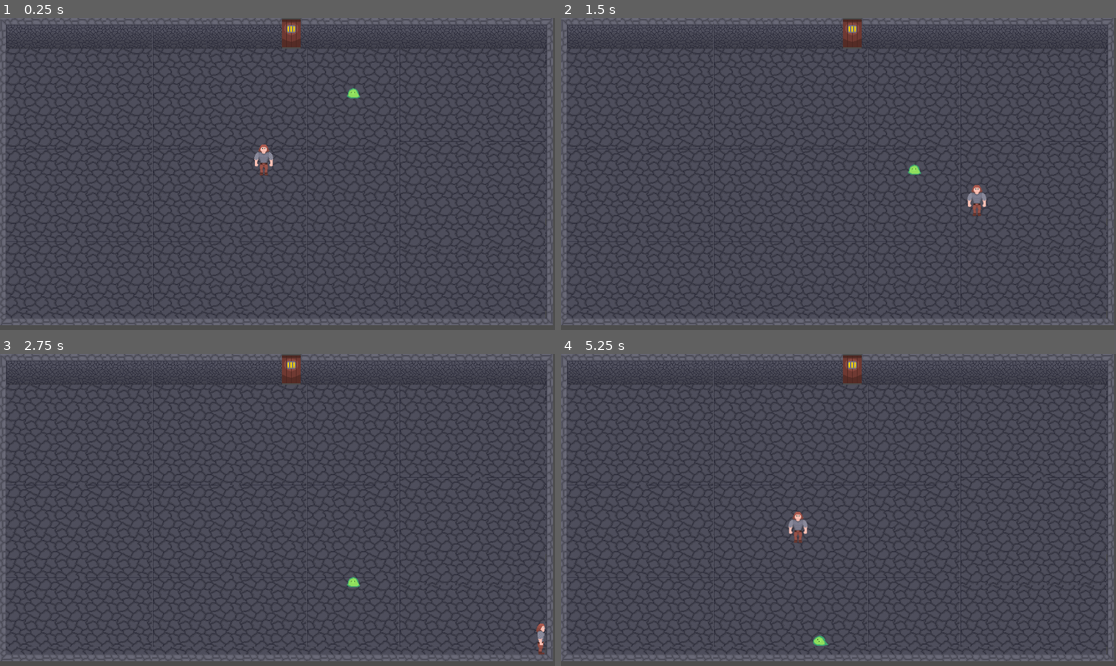
Above: before the commit, frames 1-4 (two rows, left to right).
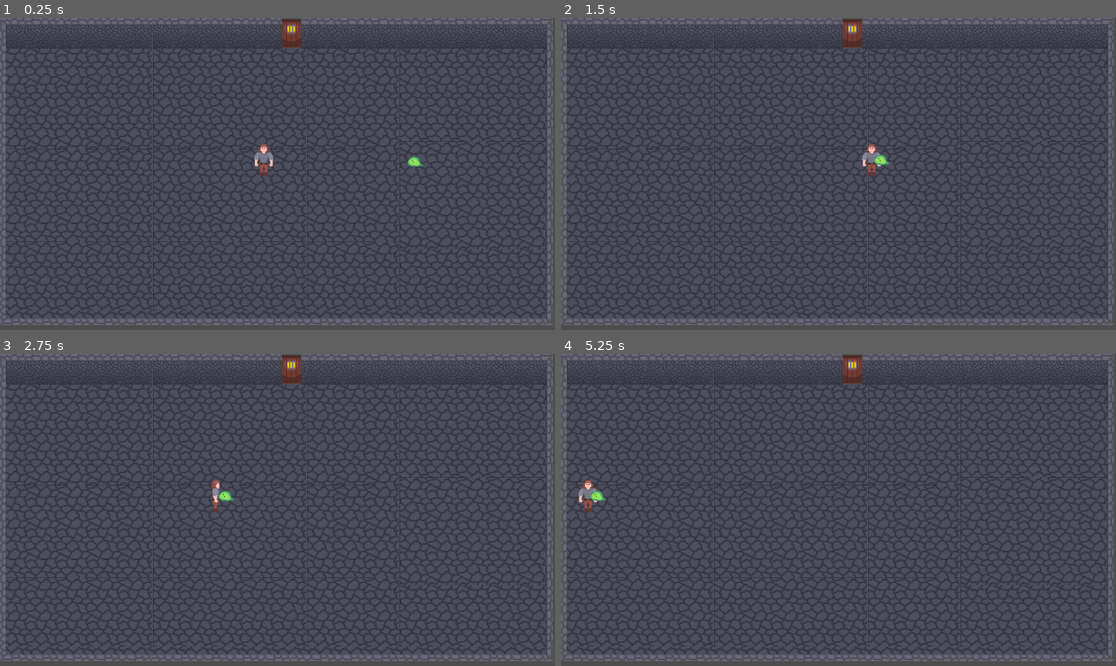
Above: after the commit, the same moments.

Repository: EsderJ10/proyecto-lqs
Game: Godot game, scene res://Scenes/test_room.tscn
The game is run twice, just before and just after one commit, with the same random seed, the same clock (stepped at 60 frames per second) and the same inputs.
Inputs:
- Up to frame 1 (0.25 s): no input
- Up to frame 2 (1.5 s): hold Right (move_right) 0.53-1.28 s; hold Down (move_down) from 1.28 s (still down)
- Up to frame 3 (2.75 s): release Down (move_down) at 2.03 s; hold Right (move_right) from 2.03 s (still down)
- Up to frame 4 (5.25 s): release Right (move_right) at 2.78 s; hold Up (move_up) 2.78-3.53 s; hold Left (move_left) 3.53-5.03 s; hold Down (move_down) from 5.03 s (still down)

The runs differ from the first frame. In frame 1, 0.1% of the frame differs, in the area x 62-77%, y 22-48%; in frame 2, 0.5%; in frame 3, 0.3%; in frame 4, 0.5%, in the area x 3-49%, y 40-94%.

Commit message:
Added player detection and follow up for the slime #8

Diff:
--- a/Scenes/enemy.tscn
+++ b/Scenes/slime.tscn
@@ -1,22 +1,22 @@
-[gd_scene load_steps=9 format=3 uid="uid://dx2namwh5pomm"]
+[gd_scene load_steps=10 format=3 uid="uid://dx2namwh5pomm"]
 
-[ext_resource type="Script" path="res://Scripts/Enemies/enemy.gd" id="1_pw5yq"]
-[ext_resource type="Texture2D" uid="uid://ct63c7e8kya7c" path="res://Assets/Sprites/slime.png" id="2_swm2r"]
+[ext_resource type="Script" path="res://Scripts/Enemies/slime.gd" id="1_eg50x"]
+[ext_resource type="Texture2D" uid="uid://ct63c7e8kya7c" path="res://Assets/Sprites/slime.png" id="2_dpkjc"]
 
 [sub_resource type="AtlasTexture" id="AtlasTexture_eglbl"]
-atlas = ExtResource("2_swm2r")
+atlas = ExtResource("2_dpkjc")
 region = Rect2(2, 3, 60, 60)
 
 [sub_resource type="AtlasTexture" id="AtlasTexture_eis3o"]
-atlas = ExtResource("2_swm2r")
+atlas = ExtResource("2_dpkjc")
 region = Rect2(68, 3, 60, 60)
 
 [sub_resource type="AtlasTexture" id="AtlasTexture_01xv1"]
-atlas = ExtResource("2_swm2r")
+atlas = ExtResource("2_dpkjc")
 region = Rect2(133, 3, 60, 60)
 
 [sub_resource type="AtlasTexture" id="AtlasTexture_vug05"]
-atlas = ExtResource("2_swm2r")
+atlas = ExtResource("2_dpkjc")
 region = Rect2(2, 68, 60, 60)
 
 [sub_resource type="SpriteFrames" id="SpriteFrames_nbbck"]
@@ -58,9 +58,13 @@
 radius = 12.0
 height = 24.0
 
-[node name="Enemy" type="CharacterBody2D"]
+[sub_resource type="CircleShape2D" id="CircleShape2D_bubeg"]
+radius = 456.089
+
+[node name="Slime" type="CharacterBody2D"]
 position = Vector2(546, 254)
-script = ExtResource("1_pw5yq")
+script = ExtResource("1_eg50x")
+metadata/_edit_group_ = true
 
 [node name="AnimatedSprite2D" type="AnimatedSprite2D" parent="."]
 sprite_frames = SubResource("SpriteFrames_nbbck")
@@ -68,3 +72,11 @@
 
 [node name="CollisionShape2D" type="CollisionShape2D" parent="."]
 shape = SubResource("CapsuleShape2D_gvihc")
+
+[node name="DetectionArea" type="Area2D" parent="."]
+
+[node name="CollisionShape2D" type="CollisionShape2D" parent="DetectionArea"]
+shape = SubResource("CircleShape2D_bubeg")
+
+[connection signal="body_entered" from="DetectionArea" to="." method="_on_detection_area_body_entered"]
+[connection signal="body_exited" from="DetectionArea" to="." method="_on_detection_area_body_exited"]
--- a/Scenes/test_room.tscn
+++ b/Scenes/test_room.tscn
@@ -3,7 +3,7 @@
 [ext_resource type="Texture2D" uid="uid://wf1llo22bi6o" path="res://Assets/Tilesets/tileset_tutorial.png" id="1_e6fjm"]
 [ext_resource type="PackedScene" uid="uid://b8tpceabf0tgk" path="res://Scenes/player.tscn" id="2_cvyy1"]
 [ext_resource type="PackedScene" uid="uid://8acbffwdxaxm" path="res://Scenes/audio_background.tscn" id="3_bwtym"]
-[ext_resource type="PackedScene" uid="uid://dx2namwh5pomm" path="res://Scenes/enemy.tscn" id="4_ql2hy"]
+[ext_resource type="PackedScene" uid="uid://dx2namwh5pomm" path="res://Scenes/slime.tscn" id="4_ql2hy"]
 
 [sub_resource type="TileSetAtlasSource" id="TileSetAtlasSource_qwrx2"]
 texture = ExtResource("1_e6fjm")
@@ -975,9 +975,9 @@
 [node name="Player" parent="." instance=ExtResource("2_cvyy1")]
 position = Vector2(547, 295)
 
+[node name="Slime" parent="." instance=ExtResource("4_ql2hy")]
+position = Vector2(898, 299)
+
 [node name="audio_background" parent="." instance=ExtResource("3_bwtym")]
 volume_db = -5.0
 parameters/looping = true
-
-[node name="Enemy" parent="." instance=ExtResource("4_ql2hy")]
-position = Vector2(733, 125)
--- a/Scripts/Character/player.gd
+++ b/Scripts/Character/player.gd
@@ -23,3 +23,7 @@
 		movement = movement.normalized() * speed  # Normalizamos para evitar que vaya a mayor velocidad en diagonal
 
 	move_and_collide(movement * delta) # Movimiento mientras detecta colisiones
+
+# Función para que los enemigos detecten al personaje/jugador
+func player():
+	pass
--- a/Scripts/Enemies/enemy.gd
+++ /dev/null
@@ -1,42 +0,0 @@
-extends CharacterBody2D
-
-@export var speed = 127.0
-@onready var animated_sprite = $AnimatedSprite2D
-enum Direction {
-	UP,
-	DOWN,
-	LEFT,
-	RIGHT
-}
-
-var current_dir: Direction = Direction.DOWN
-
-func _physics_process(delta: float) -> void:
-	var motion: Vector2 = Vector2.ZERO
-
-	match current_dir:
-		Direction.UP:
-			motion = Vector2.UP
-			animated_sprite.play("up")
-		Direction.DOWN:
-			motion = Vector2.DOWN
-			animated_sprite.play("down")
-		Direction.LEFT:
-			motion = Vector2.LEFT
-			animated_sprite.play("left")
-		Direction.RIGHT:
-			motion = Vector2.RIGHT
-			animated_sprite.play("right")
-
-	if not animated_sprite.is_playing():
-		animated_sprite.play()
-
-	var movement: Vector2 = motion * speed * delta
-
-	var collision = move_and_collide(movement)
-
-	if collision:
-		var new_dir: int = randi_range(0,3)
-		while new_dir == current_dir:
-			new_dir = randi_range(0,3)
-		current_dir = Direction.values()[new_dir]
--- /dev/null
+++ b/Scripts/Enemies/slime.gd
@@ -0,0 +1,53 @@
+extends CharacterBody2D
+
+@export var speed: int = 157
+@export var health_points: int = 5
+
+@onready var animated_sprite: AnimatedSprite2D = $AnimatedSprite2D
+@onready var detection_area: Area2D = $DetectionArea
+@onready var collision_shape: CollisionShape2D = $DetectionArea/CollisionShape2D
+
+var is_dead: bool = false
+var player_in_area: bool = false
+var player: Node2D = null
+
+func _ready() -> void:
+	is_dead = false
+
+func _physics_process(delta: float) -> void:
+	if not is_dead:
+		collision_shape.disabled = false
+		if player_in_area and player:
+			# Dirección relativa del personaje/jugador
+			var direction_to_player = (player.position - position).normalized()
+
+			position += direction_to_player * speed * delta
+			# Actualizar la animación según la posición relativa del personaje/jugador
+			_update_animation(direction_to_player)
+	else:
+		collision_shape.disabled = true
+
+func _update_animation(direction: Vector2) -> void:
+	# Comprobamos si hay que moverse vertical u horizontalmente
+	if abs(direction.x) > abs(direction.y):
+		if direction.x > 0:
+			animated_sprite.play("right")
+		else:
+			animated_sprite.play("left")
+	else:
+		if direction.y > 0:
+			animated_sprite.play("down")
+		else:
+			animated_sprite.play("up")
+
+# Personaje/jugador entra en el area
+func _on_detection_area_body_entered(body: Node2D) -> void:
+	if body.has_method("player"):
+		player_in_area = true
+		player = body
+
+# Personaje/jugador sale del area
+func _on_detection_area_body_exited(body: Node2D) -> void:
+	if body.has_method("player"):
+		player_in_area = false
+		player = null
